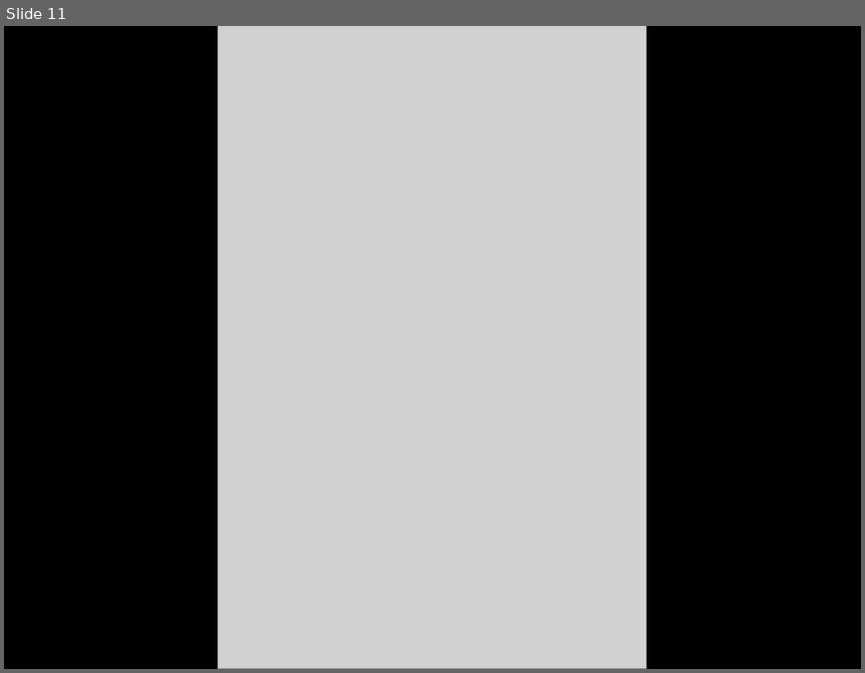
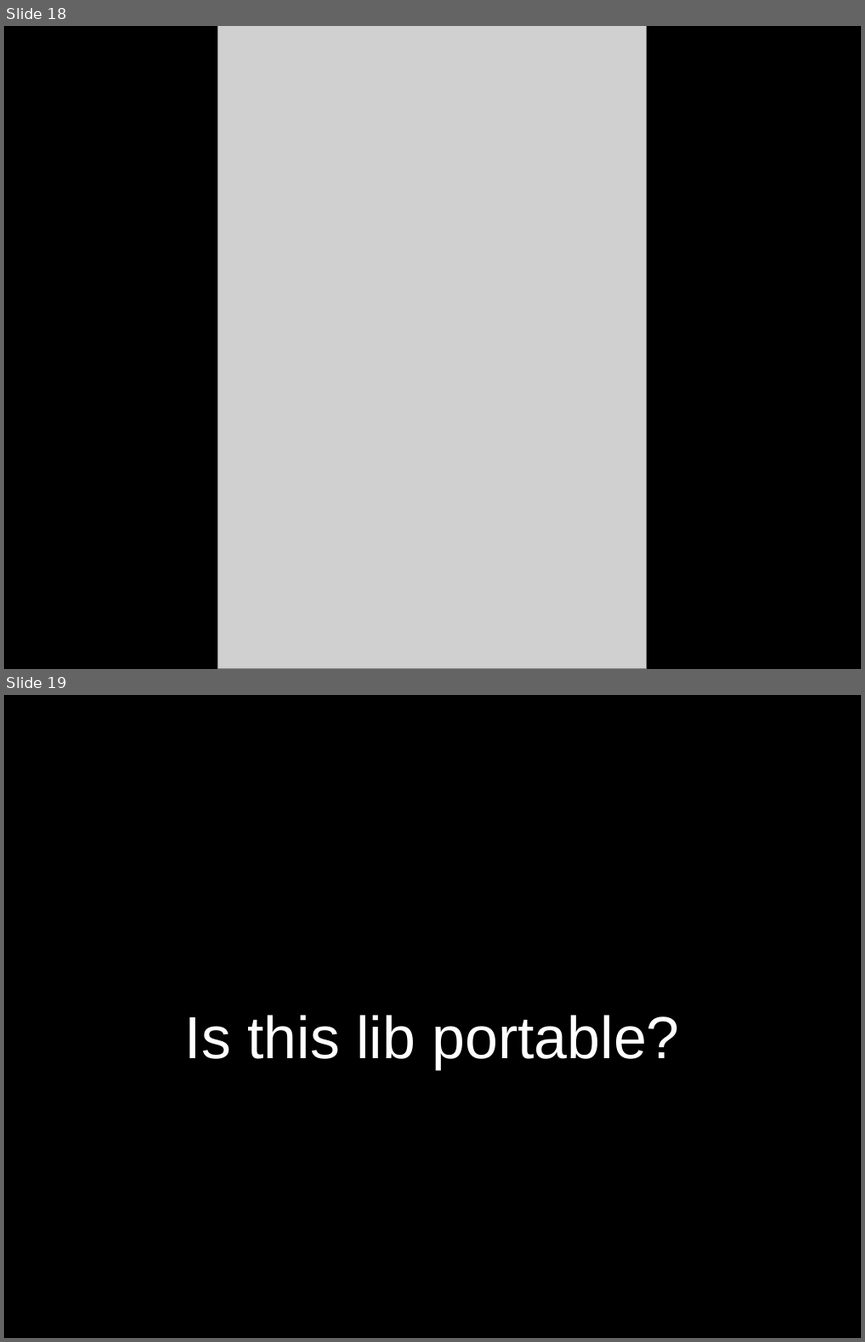
Before and after one commit to dodikk/xamarin-intro-slides, a slide deck: XamarinIntro.odp. Shown one above the other, each under a label of ours: slide 11 before the commit, slides 18 and 19 after it. The pictures are 865x673 and 865x1342 pixels, drawn with LibreOffice and Linux fonts; fonts in the diff are those of the drawing; grey boxes stand for pictures. Boxes give left, top, right and bottom in pixels: in the first picture for what was removed or moved away, otherwise in the second. Text is boxed around its words. In the diff, an @@ line names an element or a change of style, - is before the commit and + after.

```diff
--- a/XamarinIntro.odp
+++ b/XamarinIntro.odp
@@ slide 19 added at <box>4,695,861,1338</box>, background #000000 @@
@@ text added at <box>185,1015,680,1069</box>, 55 pt, text #FFFFFF @@
+Is this lib portable?
@@ what was slide 11 is now slide 18 @@
```
Also in this commit, not shown: 18 other slides added, 5 slides removed, 7 other files.
